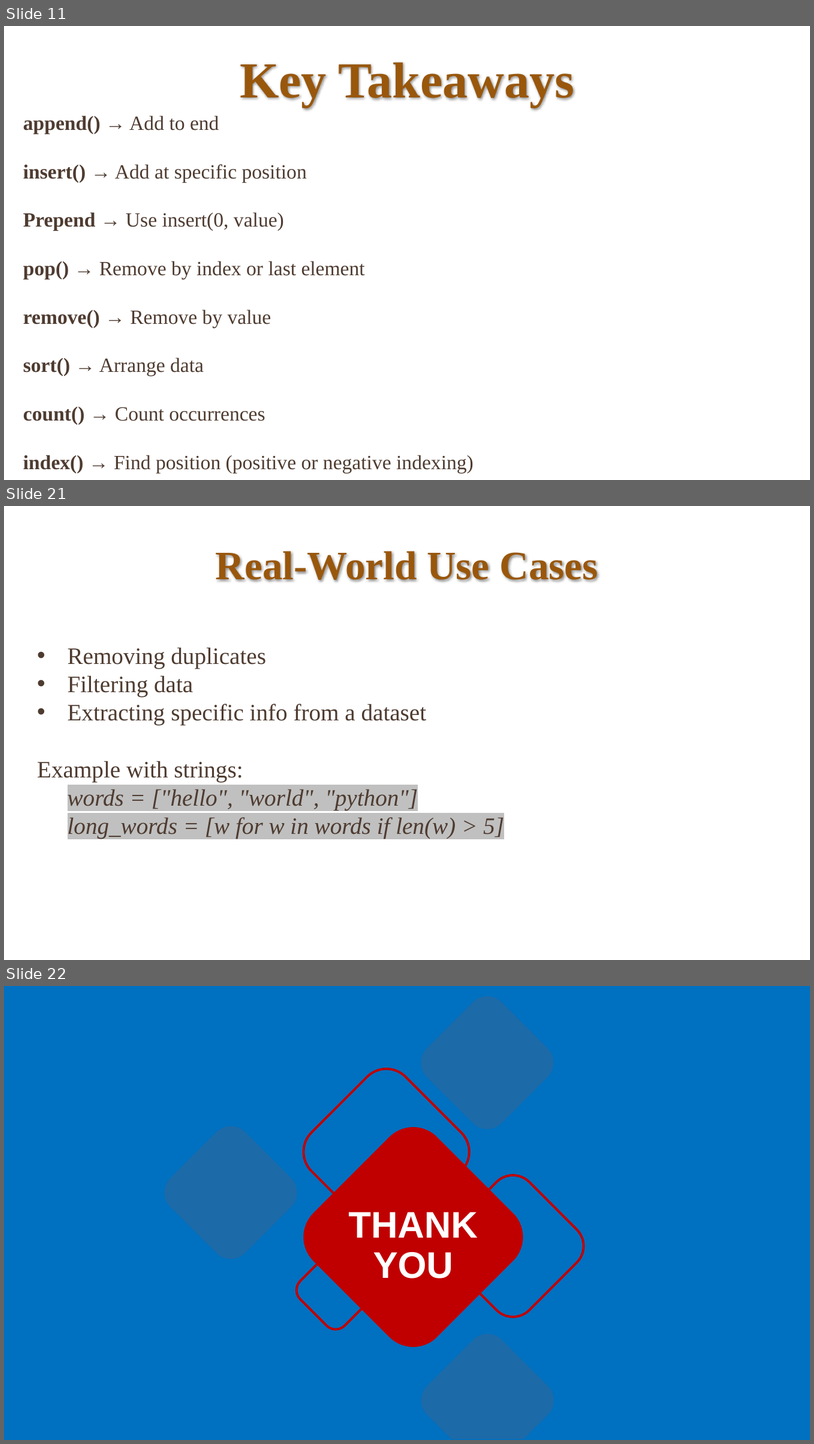
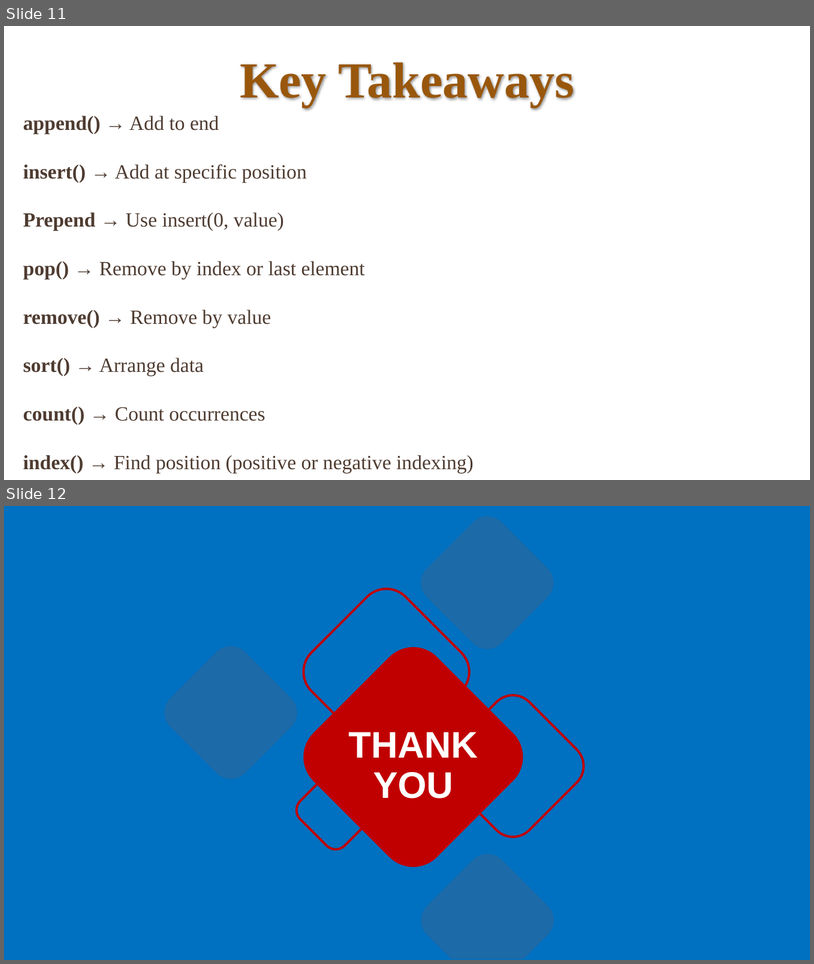
Before and after one commit to bahadurCorvit/Advance_Python, a slide deck: lectures/Lec11.pptx. Shown one above the other, each under a label of ours: slides 11, 21 and 22 before the commit, slides 11 and 12 after it; the slides between them are not shown. The pictures are 814x1444 and 814x964 pixels, drawn with LibreOffice and Linux fonts; fonts in the diff are those of the drawing. Boxes give left, top, right and bottom in pixels: in the first picture for what was removed or moved away, otherwise in the second. Text is boxed around its words. In the diff, an @@ line names an element or a change of style, - is before the commit and + after.

```diff
--- a/lectures/Lec11.pptx
+++ b/lectures/Lec11.pptx
@@ slide 21 removed at bbox=[4, 506, 810, 960], background #FFFFFF @@
@@ title removed at bbox=[216, 551, 599, 582] @@
-Real-World Use Cases
@@ text removed at bbox=[37, 647, 504, 838] @@
-• Removing duplicates
-• Filtering data
-• Extracting specific info from a dataset
-Example with strings:
-  words = ["hello", "world", "python"]
-  long_words = [w for w in words if len(w) > 5]
@@ what was slide 22 is now slide 12 @@
```
Also in this commit, not shown: 9 other slides removed, 2 other files.
